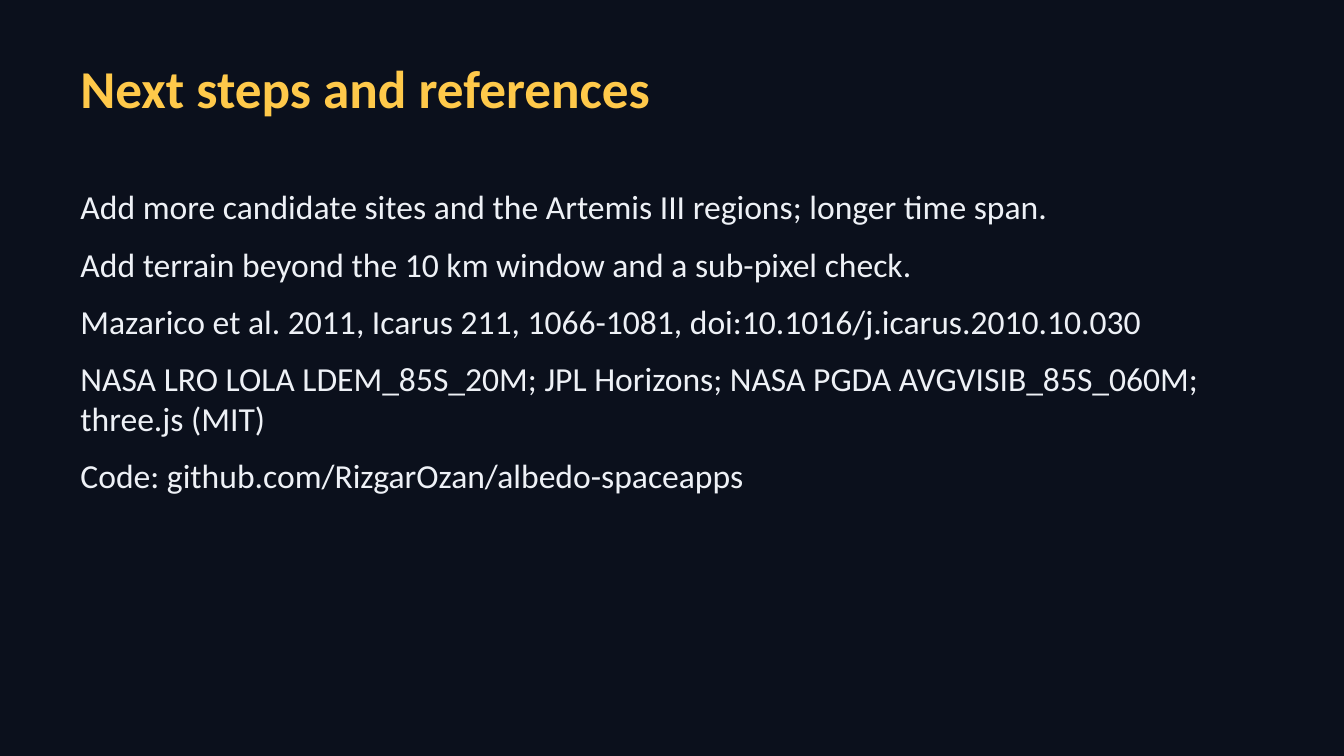
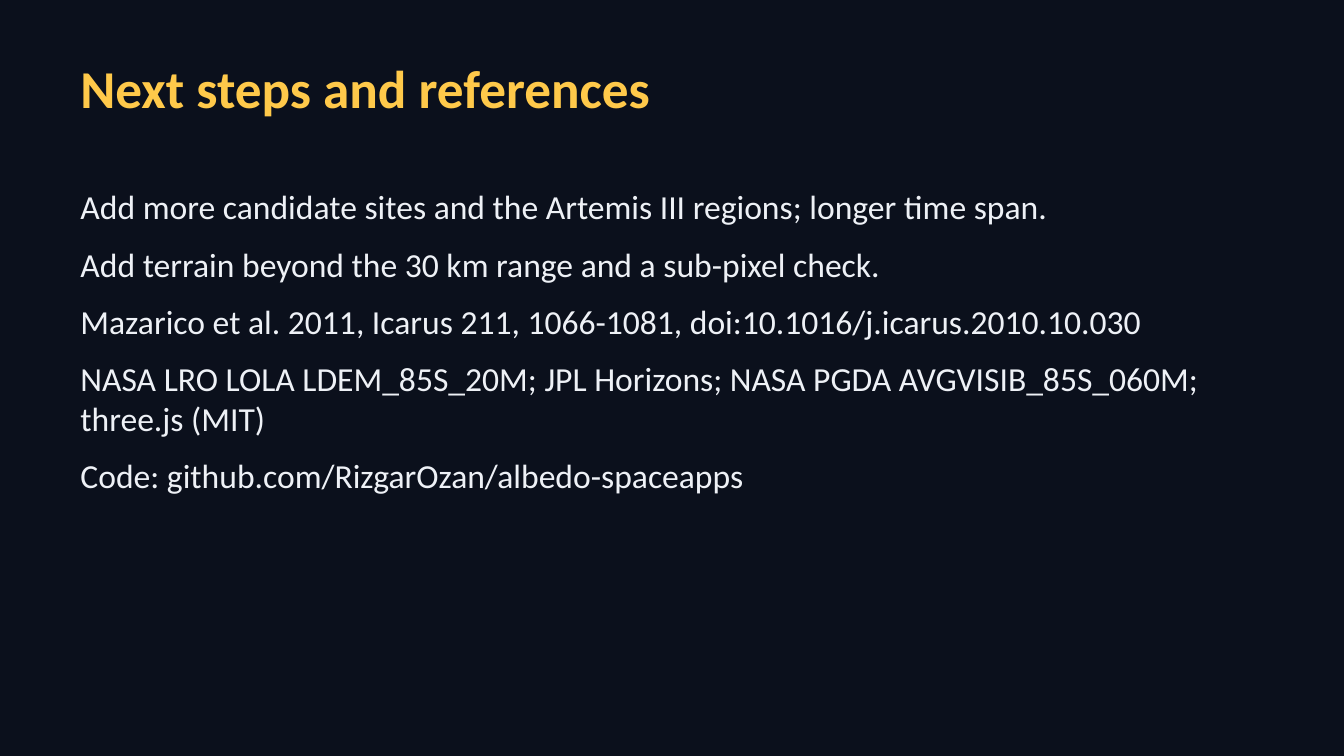
Before and after one commit to RizgarOzan/albedo-spaceapps, a slide deck: slide 7 of docs/lunar-light-clock-slides.pptx. Drawn at 1344x756 pixels with LibreOffice and Linux fonts; fonts in the diff are those of the drawing. Boxes give left, top, right and bottom in pixels: in the first picture for what was removed or moved away, otherwise in the second. Text is boxed around its words. In the diff, an @@ line names an element or a change of style, - is before the commit and + after.

Commit message:
Extend horizon rays from 10 km to 30 km
I pulled a 64 km LOLA window per site and re-ran the horizons, so the
10 km range limit the jury kept raising is now measured instead of noted.
Shackleton drops from 88.7 to 86.0 percent Sun and its longest dark spell
goes from 102 to 147 hours. Nobile moves 89.6 to 88.0, Malapert does not move.
Docs, site text and slides carry the new numbers.

```diff
--- a/docs/lunar-light-clock-slides.pptx
+++ b/docs/lunar-light-clock-slides.pptx
@@ text at box(80, 253, 879, 283): text changed @@
-Add terrain beyond the 10 km window and a sub-pixel check.
+Add terrain beyond the 30 km range and a sub-pixel check.
```
Also in this commit, not shown: 2 other slides changed, 19 other files.
